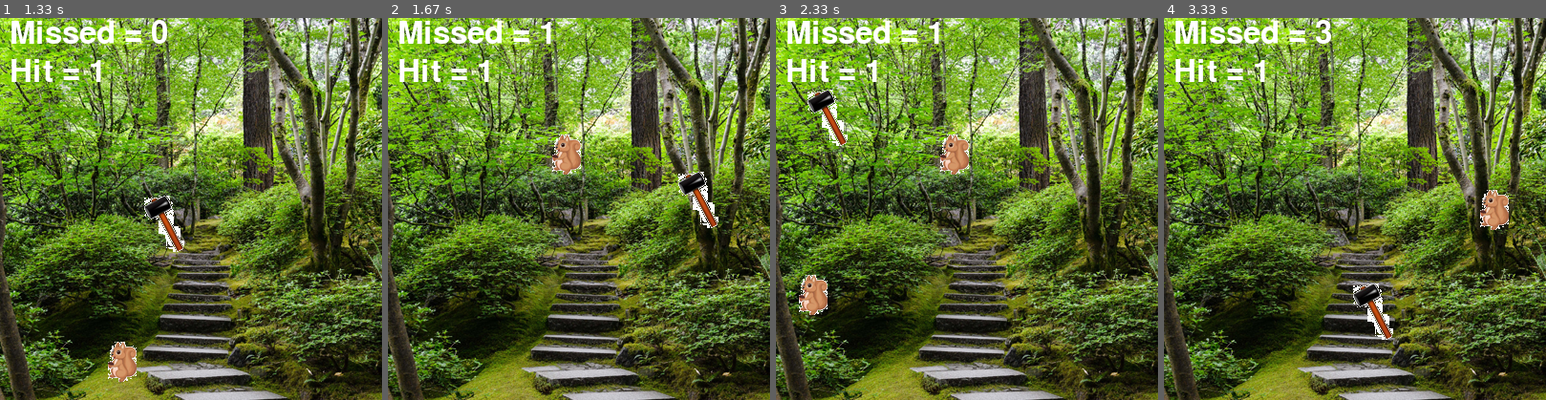
Above: before the commit, frames 1-4 (left to right).
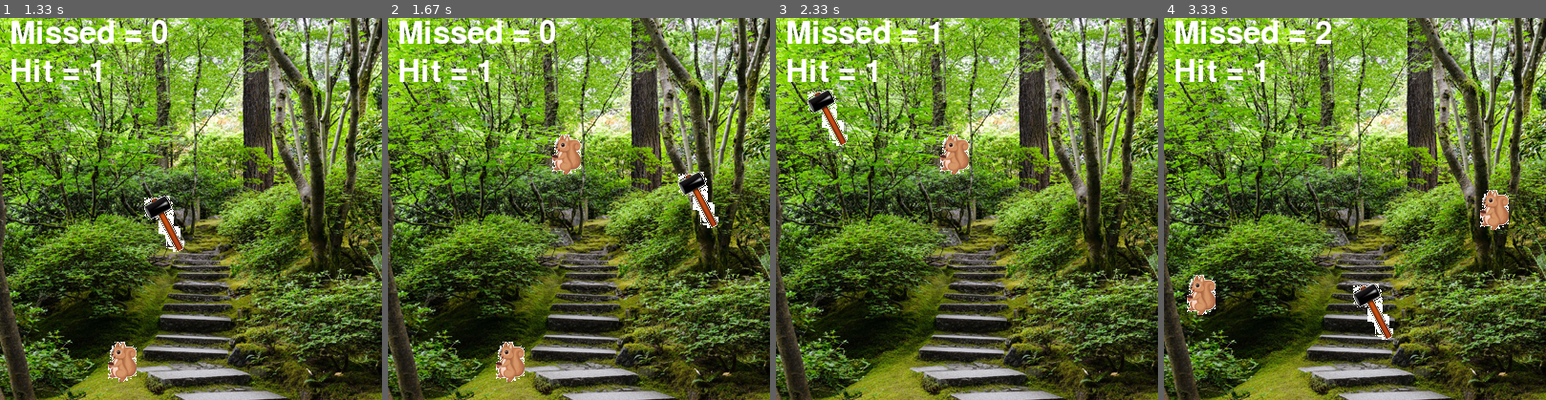
Above: after the commit, the same moments.

Repository: ihrom/HammerTimePygame
Game: pygame game, started from hammertime.py
The game is run twice, just before and just after one commit, with the same random seed, the same clock (stepped at 60 frames per second) and the same inputs.
Inputs (mouse positions are in pixels of both pictures, inside the frame that each line leads up to):
- Up to frame 1 (1.33 s): tap Enter at 0.33 s; click (244, 75) at 0.72 s; press the mouse at (244, 75) at 1.03 s; move the mouse to (206, 147) at 1.13 s; release the mouse at (164, 224) at 1.27 s
- Up to frame 2 (1.67 s): press the mouse at (632, 75) at 1.37 s; move the mouse to (666, 136) at 1.47 s; release the mouse at (697, 201) at 1.6 s
- Up to frame 3 (2.33 s): press the mouse at (1020, 75) at 1.7 s; move the mouse to (1035, 94) at 1.8 s; release the mouse at (1051, 117) at 1.93 s; press the mouse at (1020, 75) at 2.03 s; move the mouse to (924, 94) at 2.13 s; release the mouse at (825, 117) at 2.27 s
- Up to frame 4 (3.33 s): press the mouse at (1408, 75) at 2.37 s; move the mouse to (1374, 209) at 2.47 s; release the mouse at (1339, 342) at 2.6 s; press the mouse at (1408, 75) at 2.7 s; move the mouse to (1397, 132) at 2.8 s; release the mouse at (1385, 186) at 2.93 s; press the mouse at (1408, 75) at 3.03 s; move the mouse to (1393, 193) at 3.13 s; release the mouse at (1370, 312) at 3.27 s

Frame 1 is identical in both runs. In frame 2, 0.8% of the frame differs, in the area x 28-44%, y 0-96%; in frame 3, 0.6%; in frame 4, 0.7%.

Commit message:
More clean up

Diff:
--- a/hammertime.py
+++ b/hammertime.py
@@ -7,43 +7,15 @@
 import pygame, sys, random
 #Import constants like KEYDOWN, MOUSEMOTION, etc.
 from pygame.locals import *
-
-#Set some game constants
-TEXTCOLOR = (255,255,255)
-GAMEFPS = 30
+from HTconstants import *
 
 #Always need to initialize pygame
 pygame.init()
-
-#Prepare game window variable and caption
-gameSurface = pygame.display.set_mode((400,400))
-pygame.display.set_caption('Hammer Time')
-
-#Hide mouse over screen
-pygame.mouse.set_visible(False)
-
-#Initialize game speed variable(FPS)
-#Initialize random clock variable
-gameClock = pygame.time.Clock()
-randomClock = pygame.time.Clock()
-
-#Want to prepare the sound files here.
-
 
 #Set location of background image and text
 background_position = [0,0]
 gametitle_position = [(400/3)-50,(400/3)]
 gamestart_position = [(400/3)-100,(400/3)+50]
-
-#Load images and properties
-hammerImage = pygame.image.load('hammer1.png')
-hammerImage.set_colorkey((255,255,255))
-hammerRect = hammerImage.get_rect()
-squirrelImage = pygame.image.load('squirrel.png')
-squirrelImage.set_colorkey((255,255,255))
-squirrelRect = squirrelImage.get_rect()
-#Background image must be same size as window
-backgroundImage = pygame.image.load('forest1.png')
 
 #Define function to start game with KEYDOWN
 #Exits game if esc or close is chosen
@@ -59,14 +31,31 @@
                     sys.exit()
                 return
 
+def get_image(file_name):
+        myimage = pygame.image.load(file_name)
+        myimage.set_colorkey(WHITE)
+        return myimage
+
+def game_text(my_text,text_pos):
+        textobj = gamefont.render(my_text, 1, WHITE)
+        gameSurface.blit(textobj,text_pos)
+
+#Prepare game window variable and caption
+gameSurface = pygame.display.set_mode((400,400))
+pygame.display.set_caption('Hammer Time')
+
+#Hide mouse over screen
+pygame.mouse.set_visible(False)
+
+#Want to prepare the sound files here.
+
+
 #Initialize game font
 gamefont = pygame.font.SysFont(None, 48)
 
 #Put title and text on game window
-gametitleobj = gamefont.render('Hammer Time', 1, TEXTCOLOR)
-gameSurface.blit(gametitleobj, gametitle_position)
-gamestartobj = gamefont.render('Press any key to start.', 1, TEXTCOLOR)
-gameSurface.blit(gamestartobj, gamestart_position)
+game_text('Hammer Time',gametitle_position)
+game_text('Press any key to start.',gamestart_position)
 
 #Display window on screen
 pygame.display.update()
@@ -75,6 +64,21 @@
 
 #Define main game loop
 def main():
+    #Load images and properties
+    hammerImage = get_image('hammer1.png')
+    hammerRect = hammerImage.get_rect()
+
+    squirrelImage = get_image('squirrel.png')
+    squirrelRect = squirrelImage.get_rect()
+
+    #Background image must be same size as window
+    backgroundImage = pygame.image.load('forest1.png')
+
+    #Initialize game speed variable(FPS)
+    #Initialize random clock variable
+    gameClock = pygame.time.Clock()
+    randomClock = pygame.time.Clock()
+
     done = False
 
     while not done:
@@ -110,16 +114,14 @@
 
             pygame.mouse.set_pos(hammerRect.centerx, hammerRect.centery)
 
-            gamescoremissedobj = gamefont.render('Missed = %s' % (missedsquirrels), 1, TEXTCOLOR)
+            gamescoremissedobj = gamefont.render('Missed = %s' % (missedsquirrels), 1, WHITE)
             gameSurface.blit(gamescoremissedobj, (10,0))
 
-            gamescorehitobj = gamefont.render('Hit = %s' % (hitsquirrels), 1, TEXTCOLOR)
+            gamescorehitobj = gamefont.render('Hit = %s' % (hitsquirrels), 1, WHITE)
             gameSurface.blit(gamescorehitobj, (10,40))
 
             gameSurface.blit(hammerImage, hammerRect)
             gameSurface.blit(squirrelImage, squirrelRect)
-
-            pygame.display.flip()
 
             if hammerRect.colliderect(squirrelRect) and swing == 1:
                 hitsquirrels += 1
@@ -142,29 +144,29 @@
 
             randomTimer += randomClock.tick()
             gameClock.tick(GAMEFPS)
+            pygame.display.flip()
 
-
-        gamescoremissedobj = gamefont.render('Missed = %s' % (missedsquirrels), 1, TEXTCOLOR)
+        gamescoremissedobj = gamefont.render('Missed = %s' % (missedsquirrels), 1, WHITE)
         gameSurface.blit(gamescoremissedobj, (10,0))
 
-        gamescorehitobj = gamefont.render('Hit = %s' % (hitsquirrels), 1, TEXTCOLOR)
+        gamescorehitobj = gamefont.render('Hit = %s' % (hitsquirrels), 1, WHITE)
         gameSurface.blit(gamescorehitobj, (10,40))
 
-        gameoverobj = gamefont.render('GAME OVER', 1, TEXTCOLOR)
+        gameoverobj = gamefont.render('GAME OVER', 1, WHITE)
         gameSurface.blit(gameoverobj, ((400/4), (400/3)))
 
-        gamenewobj = gamefont.render('Press any key to',1, TEXTCOLOR)
+        gamenewobj = gamefont.render('Press any key to',1, WHITE)
         gameSurface.blit(gamenewobj, ((400/4)-30, (400/3)+50))
 
-        gamenewobj = gamefont.render('play again.',1, TEXTCOLOR)
+        gamenewobj = gamefont.render('play again.',1, WHITE)
         gameSurface.blit(gamenewobj, ((400/4)+10, (400/3)+100))
 
-        pygame.display.flip()
+        pygame.display.update()
         presstostart()
+
+    pygame.quit()
+    sys.exit()
 
 #Run game loop
 if __name__ == "__main__":
     main()
-
-pygame.quit()
-sys.exit()
